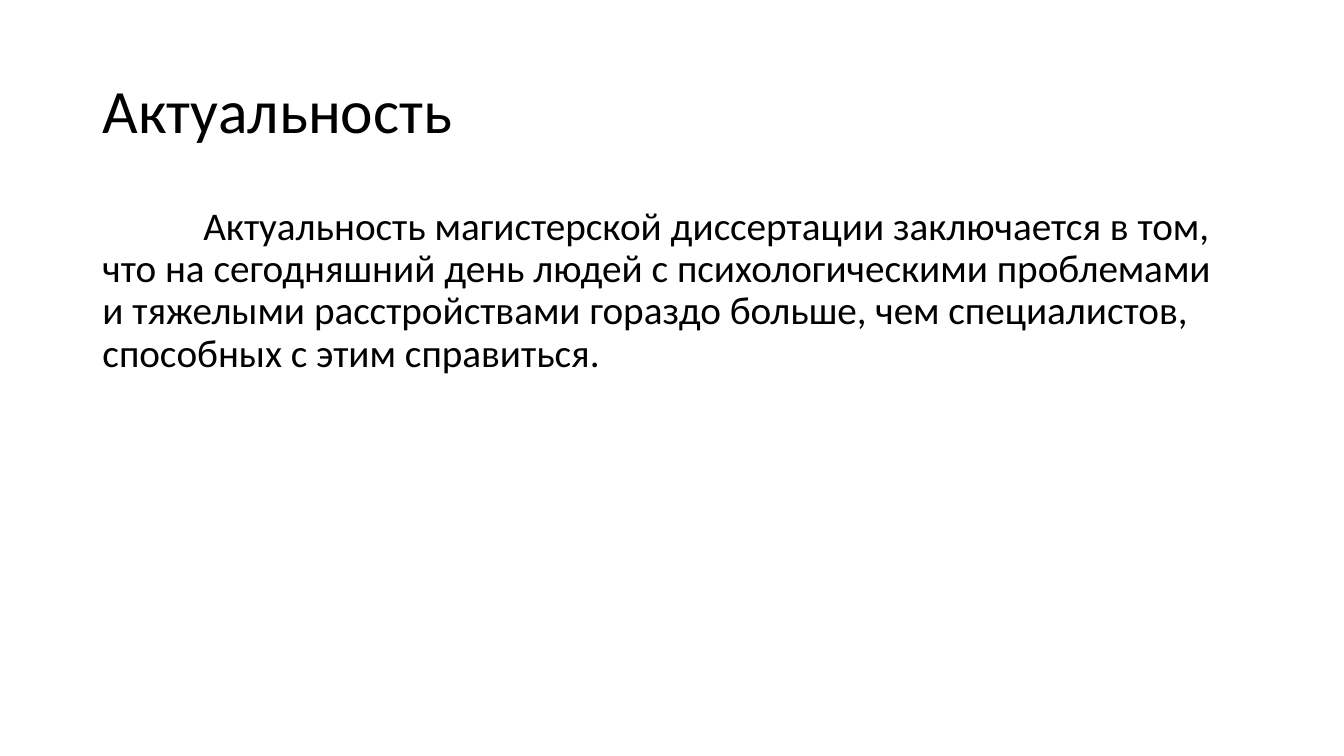
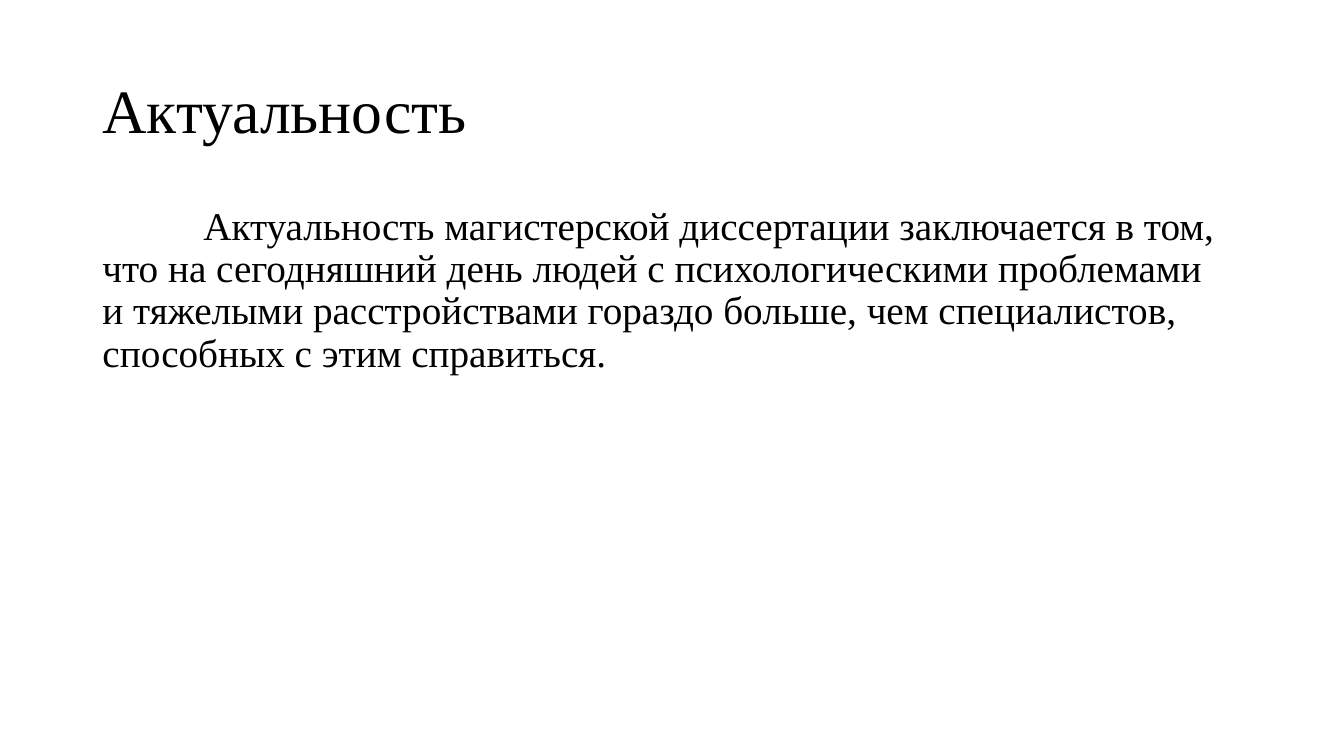
Before and after one commit to Wideweb/-digital-psychology-docs, a slide deck: slide 3 of Алькевич А.С/Презентация.pptx. Drawn at 1344x756 pixels with LibreOffice and Linux fonts; fonts in the diff are those of the drawing. Boxes give left, top, right and bottom in pixels: in the first picture for what was removed or moved away, otherwise in the second. Text is boxed around its words. In the diff, an @@ line names an element or a change of style, - is before the commit and + after.

```diff
--- a/Алькевич А.С/Презентация.pptx
+++ b/Алькевич А.С/Презентация.pptx
@@ title "Актуальность" at (102, 92, 466, 144): font Calibri to Times New Roman @@
@@ text "Актуальность магистерской диссертации заключается в ..." at (102, 213, 1214, 374): font Calibri to Times New Roman @@
```
Also in this commit, not shown: 1 other slide changed, 3 other files.
